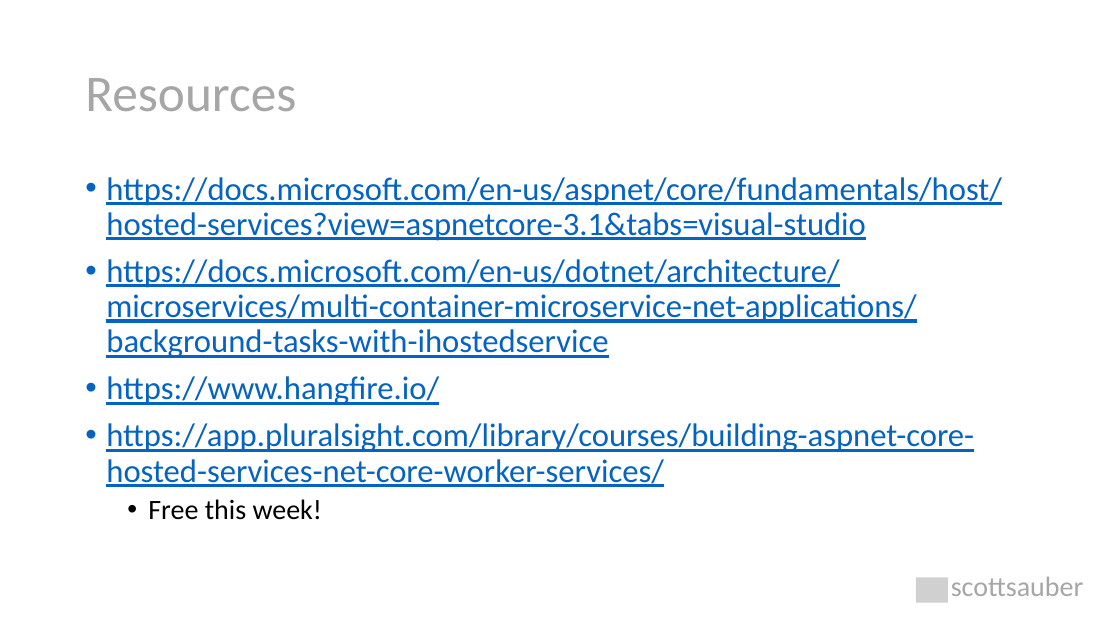
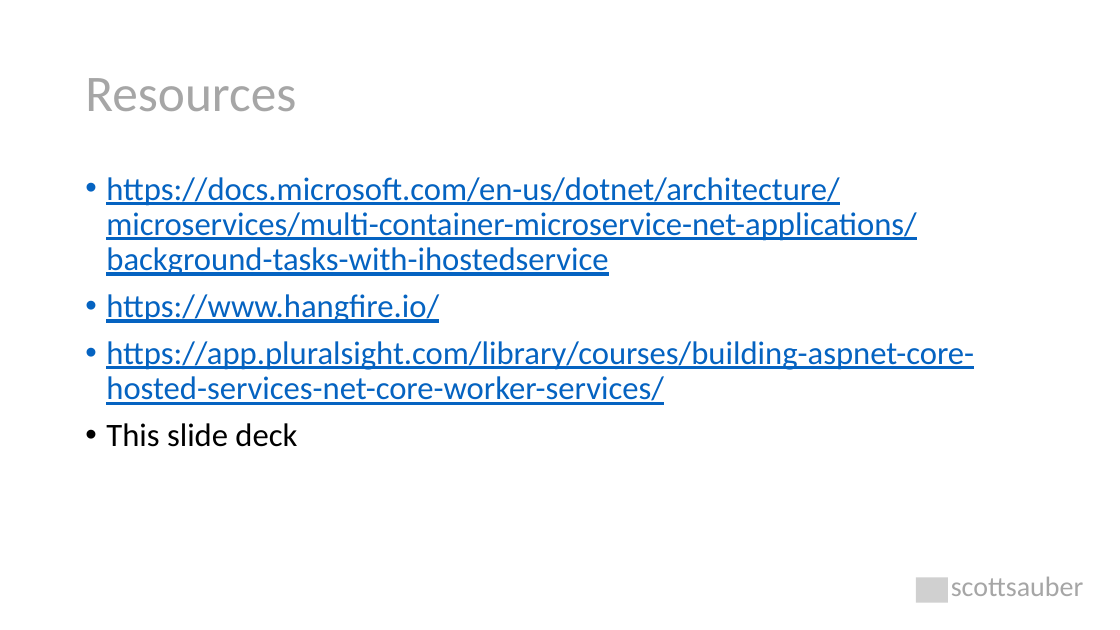
Before and after one commit to nirzaf/DotNetWorkShopTalk, a slide deck: slide 39 of 2021-04-01-TwinCitiesDotNetUserGroup-TheBackgroundOnBackgroundTasksInDotNetCore/The Background on Background Tasks.pptx. Drawn at 1120x630 pixels with LibreOffice and Linux fonts; fonts in the diff are those of the drawing; grey boxes stand for pictures. Boxes give left, top, right and bottom in pixels: in the first picture for what was removed or moved away, otherwise in the second. Text is boxed around its words. In the diff, an @@ line names an element or a change of style, - is before the commit and + after.

Commit message:
ppt updates

```diff
--- a/2021-04-01-TwinCitiesDotNetUserGroup-TheBackgroundOnBackgroundTasksInDotNetCore/The Background on Background Tasks.pptx
+++ b/2021-04-01-TwinCitiesDotNetUserGroup-TheBackgroundOnBackgroundTasksInDotNetCore/The Background on Background Tasks.pptx
@@ text at (x1=106, y1=177, x2=1002, y2=241): paragraph removed @@
-• https://docs.microsoft.com/en-us/aspnet/core/fundamentals/host/hosted-services?view=aspnetcore-3.1&tabs=visual-studio
@@ text at (x1=106, y1=423, x2=297, y2=447): text changed; size 24 to 28 pt @@
-  • Free this week!
+• This slide deck
```
Also in this commit, not shown: 1 other slide changed.
